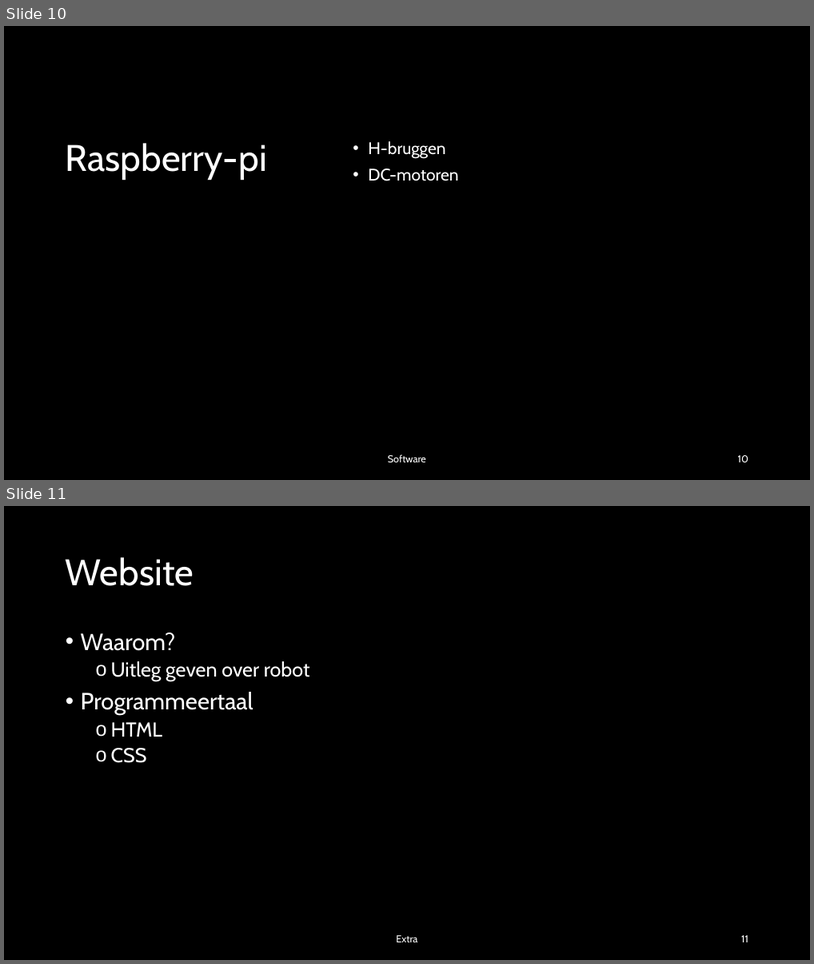
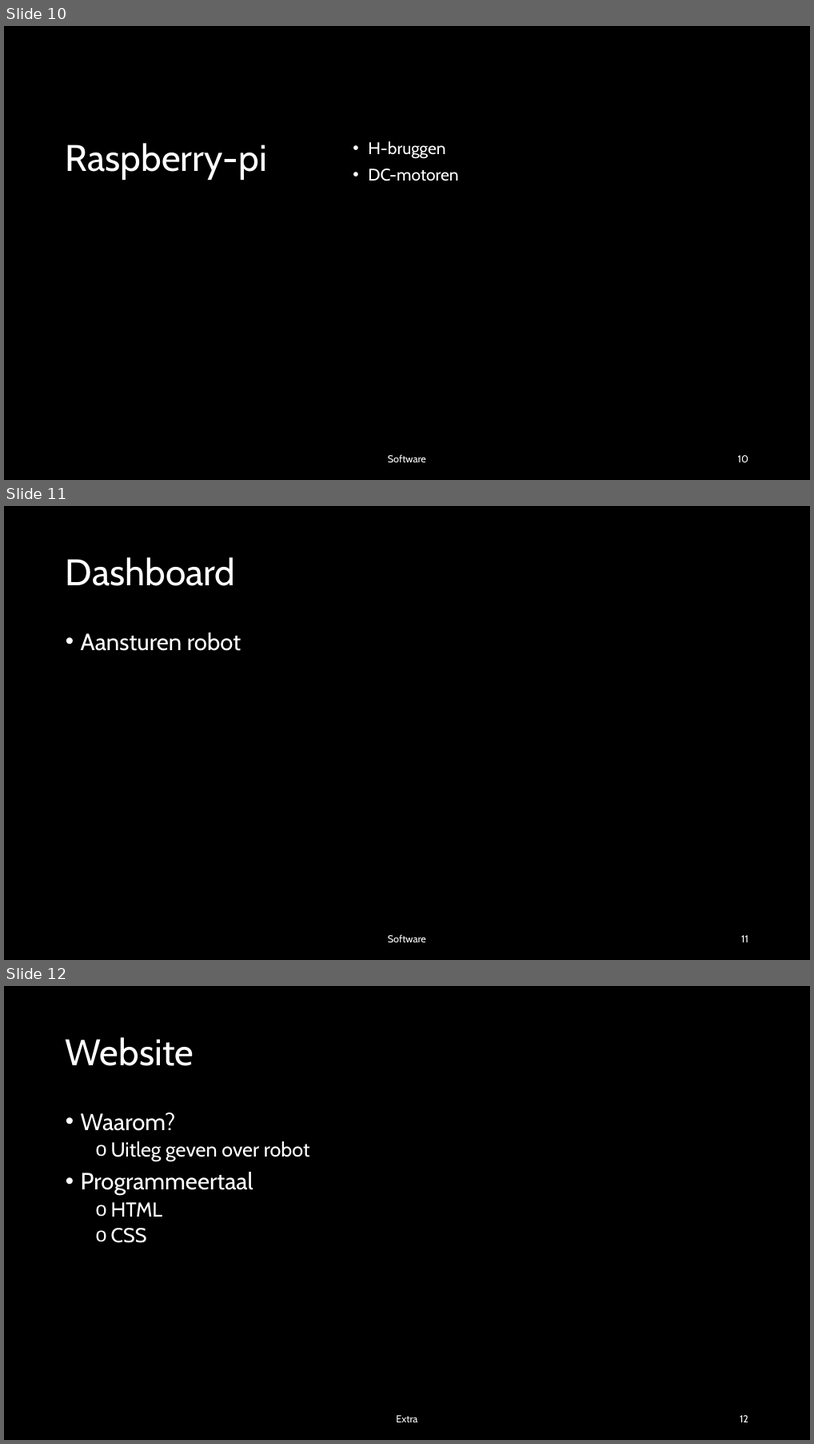
Before and after one commit to Nowie69/Eindproject-Robot-6ICW, a slide deck: Robot met mecanum wheels.pptx. Shown one above the other, each under a label of ours: slides 10 and 11 before the commit, slides 10, 11 and 12 after it. The pictures are 814x964 and 814x1444 pixels, drawn with LibreOffice and Linux fonts; fonts in the diff are those of the drawing; background and template pictures are left out; a plain dark background stands for a picture behind light text. Boxes give left, top, right and bottom in pixels: in the first picture for what was removed or moved away, otherwise in the second. Text is boxed around its words. In the diff, an @@ line names an element or a change of style, - is before the commit and + after.

```diff
--- a/Robot met mecanum wheels.pptx
+++ b/Robot met mecanum wheels.pptx
@@ slide 11 added at (x1=4, y1=506, x2=810, y2=960), background picture (left out) @@
@@ title added at (x1=66, y1=557, x2=236, y2=586), 44 pt, text #FFFFFF @@
+Dashboard
@@ text added at (x1=81, y1=632, x2=241, y2=651), 28 pt, text #FFFFFF @@
+• Aansturen robot
@@ text added at (x1=388, y1=934, x2=426, y2=942), 12 pt, text #FFFFFF @@
+Software
@@ page number added at (x1=742, y1=935, x2=749, y2=942), 12 pt, text #FFFFFF @@
+11
@@ what was slide 11 is now slide 12 @@
@@ page number at (x1=740, y1=1415, x2=749, y2=1422): text changed @@
-11
+12
```
Also in this commit, not shown: 1 slide changed.
